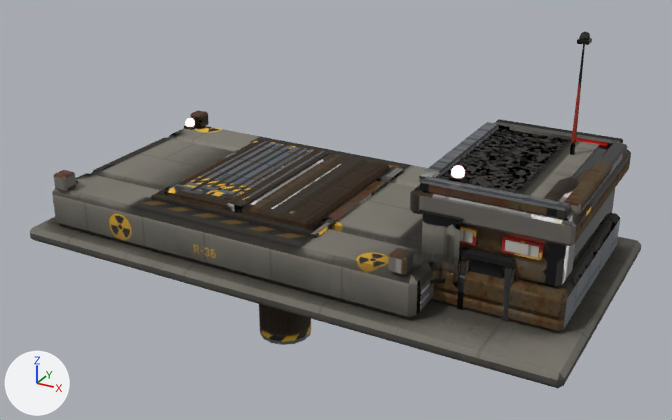
One commit to the glTF model public/models/mslo.soviet.glb: the scene before it, then after it.
Rendered twice from a 50 mm lens placed at (1.475, -2.641, 1.469), pointed at (0.028, -0.011, 0.154). Every picture has the same lights, and +X, +Y and +Z are marked at lower left. The picture after the commit comes second. Where no turn or scale is listed for an object, it has been applied to the vertices. Vertices at exactly the same position are counted once.

Before the edit, the objects in view are built like this:
```python
me_doorl = bpy.data.meshes.new('doorL')
me_doorl.from_pydata(...)  # 56 vertices, 66 faces; spans x -0.145..0.145, y -0.3..0.3, z -0.026..0.026
me_doorl.materials.append(mat_body)
me_doorr = bpy.data.meshes.new('doorR')
me_doorr.from_pydata(...)  # 56 vertices, 66 faces; spans x -0.145..0.145, y -0.3..0.3, z -0.026..0.026
me_doorr.materials.append(mat_body)
me_missile = bpy.data.meshes.new('missile')
me_missile.from_pydata(...)  # 99 vertices, 153 faces; spans x -0.1..0.1, y -0.103..0.103, z -0.3..0.3
me_missile.materials.append(mat_body)
me_root = bpy.data.meshes.new('root')
me_root.from_pydata(...)  # 853 vertices, 1300 faces; spans x -0.99..0.99, y -0.49..0.49, z -0.41..0.41
# faces by material slot: [1044, 256]
me_root.materials.append(mat_body)
me_root.materials.append(mat_glow_warn)
ob_doorl_mesh = bpy.data.objects.new('doorL_mesh', me_doorl)
ob_doorl_mesh.location = (-0.345, 0.0, 0.21)
ob_doorr_mesh = bpy.data.objects.new('doorR_mesh', me_doorr)
ob_doorr_mesh.location = (-0.055, 0.0, 0.21)
ob_missile_mesh = bpy.data.objects.new('missile_mesh', me_missile)
ob_missile_mesh.location = (-0.2, 0.0, -0.11)
ob_root_mesh = bpy.data.objects.new('root_mesh', me_root)
ob_root_mesh.location = (0.0, 0.0, 0.413)
```
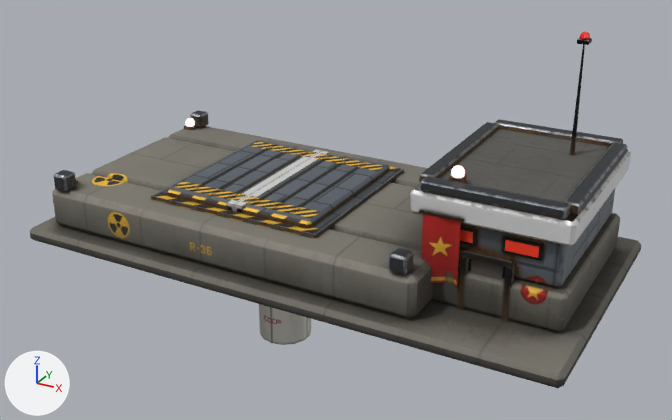
Scene script edits in JSON lines:
```json
{"block": "me_root", "where": "me_root.from_pydata(...)  # 853 vertices, 1300 faces; spans x -0.99..0.99, y -0.49..0.49, z -0.41..0.41"}
{"block": "me_root", "where": "# used by ob_root_mesh; location = (0.0, 0.0, 0.413)"}
{"block": "me_root", "change": "me_root part 1: 981 kept faces spanning x -0.99..0.99, y -0.49..0.49, z -0.41..0.41 get new texture (UV) coordinates"}
{"block": "me_missile", "where": "me_missile.from_pydata(...)  # 99 vertices, 153 faces; spans x -0.1..0.1, y -0.103..0.103, z -0.3..0.3"}
{"block": "me_missile", "where": "# used by ob_missile_mesh; location = (-0.2, 0.0, -0.11)"}
{"block": "me_missile", "change": "me_missile part 2: texture (UV) coordinates of 153 of 153 faces, centred in x -0.1..0.1, y -0.1..0.1, z -0.3..0.26, changed; they spanned u 0.02..0.97, v 0.06..1.0 and now span u 0.0..0.99, v 0.0..0.98"}
{"block": "me_doorl", "where": "me_doorl.from_pydata(...)  # 56 vertices, 66 faces; spans x -0.145..0.145, y -0.3..0.3, z -0.026..0.026"}
{"block": "me_doorl", "where": "# used by ob_doorl_mesh; location = (-0.345, 0.0, 0.21)"}
{"block": "me_doorl", "change": "me_doorl part 3: texture (UV) coordinates of 66 of 66 faces, centred in x -0.145..0.145, y -0.3..0.3, z -0.026..0.026, changed; they spanned u 0.11..0.94, v 0.0..0.99 and now span u 0.0..0.98, v 0.0..0.95"}
{"block": "me_doorr", "where": "me_doorr.from_pydata(...)  # 56 vertices, 66 faces; spans x -0.145..0.145, y -0.3..0.3, z -0.026..0.026"}
{"block": "me_doorr", "where": "# used by ob_doorr_mesh; location = (-0.055, 0.0, 0.21)"}
{"block": "me_doorr", "change": "me_doorr part 4: 66 kept faces spanning x -0.145..0.145, y -0.3..0.3, z -0.026..0.026 get new texture (UV) coordinates"}
```

Boxes [x1, y1, x2, y2] around the edits, measured in the pictures (672 x 420 px):
```json
{"part": 1, "of": "me_root", "change": "surface changed", "before": [52, 32, 631, 382], "after": [52, 32, 631, 382]}
{"part": 2, "of": "me_missile", "change": "surface changed", "before": [259, 304, 311, 345], "after": [259, 304, 311, 345], "on screen": "black to grey"}
{"part": 3, "of": "me_doorl", "change": "surface changed", "before": [167, 140, 323, 211], "after": [167, 140, 323, 211]}
{"part": 4, "of": "me_doorr", "change": "surface changed", "before": [234, 151, 390, 228], "after": [234, 151, 390, 228], "on screen": "brown to grey"}
```
